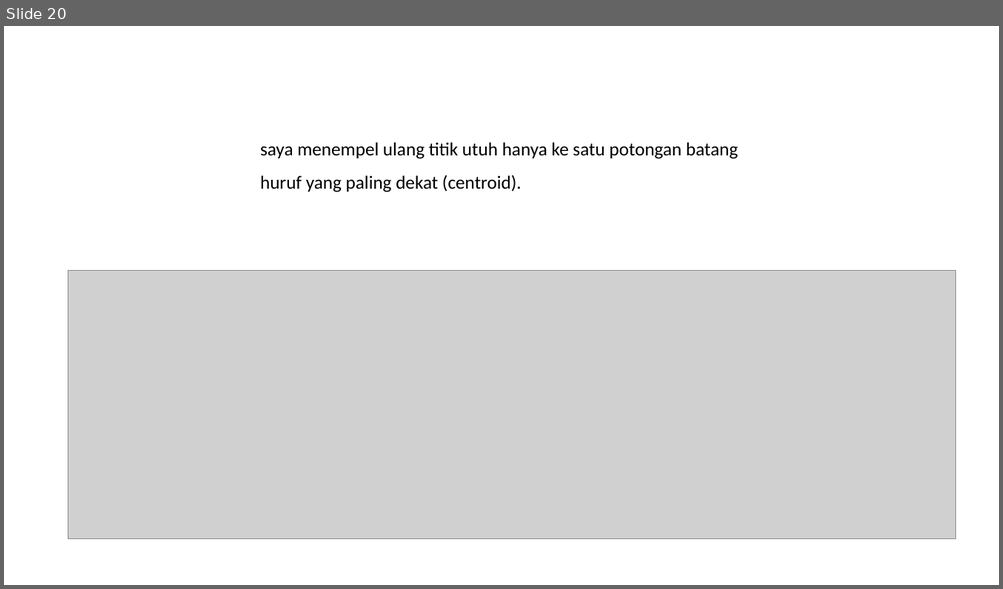
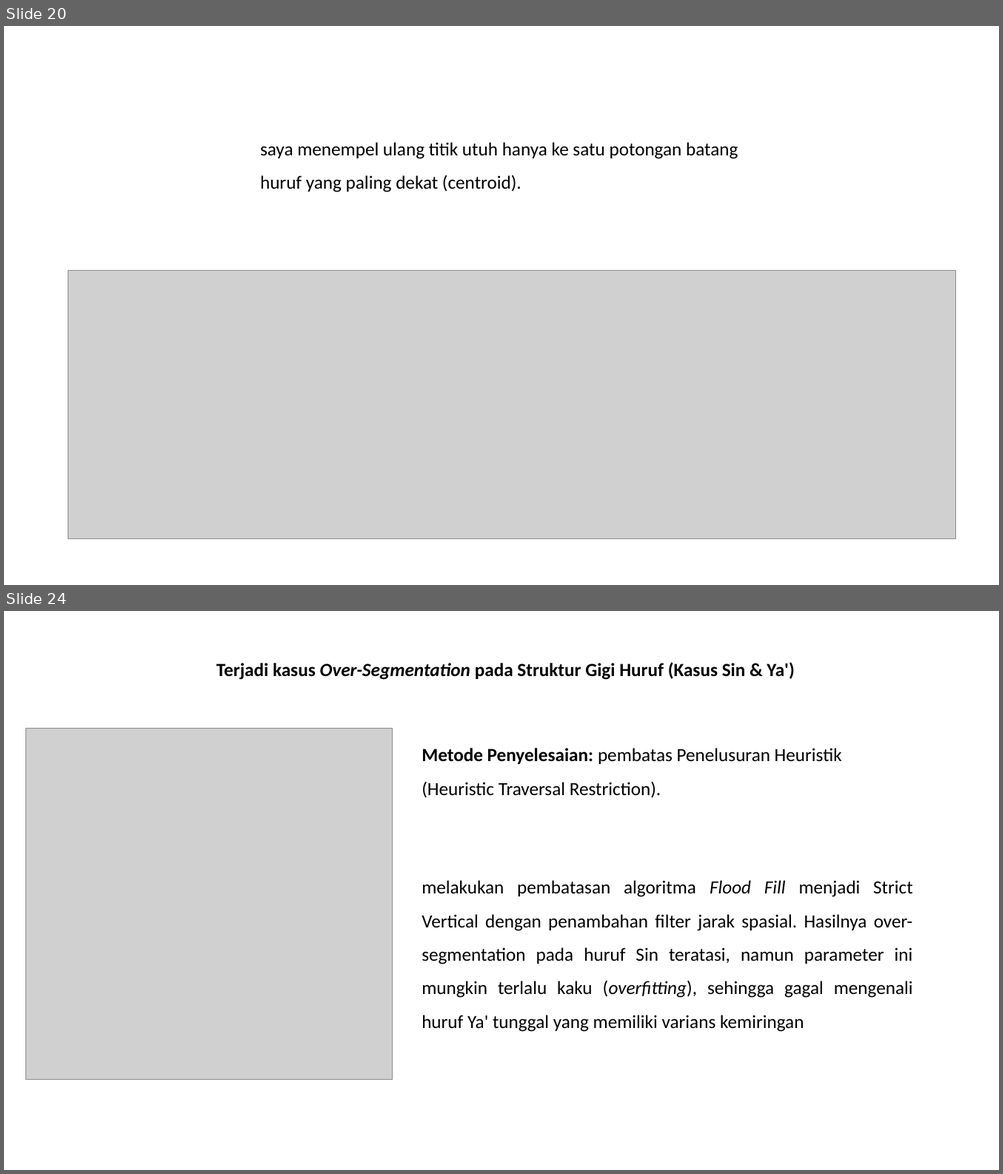
Before and after one commit to fajrullll/TA, a slide deck: LAPORAN PROGRES TUGAS AKHIR.pptx. Shown one above the other, each under a label of ours: slide 20 before the commit, slides 20 and 24 after it; the slides between them are not shown. The pictures are 1003x589 and 1003x1174 pixels, drawn with LibreOffice and Linux fonts; fonts in the diff are those of the drawing; grey boxes stand for pictures. Boxes give left, top, right and bottom in pixels: in the first picture for what was removed or moved away, otherwise in the second. Text is boxed around its words. In the diff, an @@ line names an element or a change of style, - is before the commit and + after.

```diff
--- a/LAPORAN PROGRES TUGAS AKHIR.pptx
+++ b/LAPORAN PROGRES TUGAS AKHIR.pptx
@@ slide 24 added at (4,611,999,1170), background #FFFFFF @@
@@ text added at (216,662,794,680), 18 pt, text #000000, bold @@
+Terjadi kasus Over-Segmentation pada Struktur Gigi Huruf (Kasus Sin & Ya')
@@ picture added at (25,728,392,1079) @@
@@ text added at (421,748,842,798), 18 pt, text #000000 @@
+Metode Penyelesaian: pembatas Penelusuran Heuristik (Heuristic Traversal Restriction).
@@ text added at (421,880,913,1032), 18 pt, text #000000 @@
+melakukan pembatasan algoritma Flood Fill menjadi Strict Vertical dengan penambahan filter jarak spasial. Hasilnya over-segmentation pada huruf Sin teratasi, namun parameter ini mungkin terlalu kaku (overfitting), sehingga gagal mengenali huruf Ya' tunggal yang memiliki varians kemiringan
```
Also in this commit, not shown: 23 other slides added, 13 other files.
